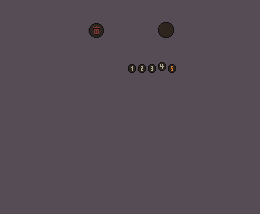
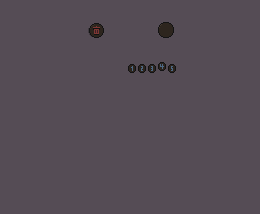
The second 260px x 214px image is a revision of the first. Changes to its layers:
added group "Faith Amount" with 5 layers above "Item Amount" over [131, 64, 173, 71]
added layer "InventoryFaithAmount4.png" in group "Faith Amount" over [160, 64, 164, 69]
added group "Item Amount" with 5 layers above "DiscardItemIcon.png" over [131, 64, 173, 71]
moved "InventoryItemAmount4.png" into group "Item Amount" over [160, 64, 164, 69]
